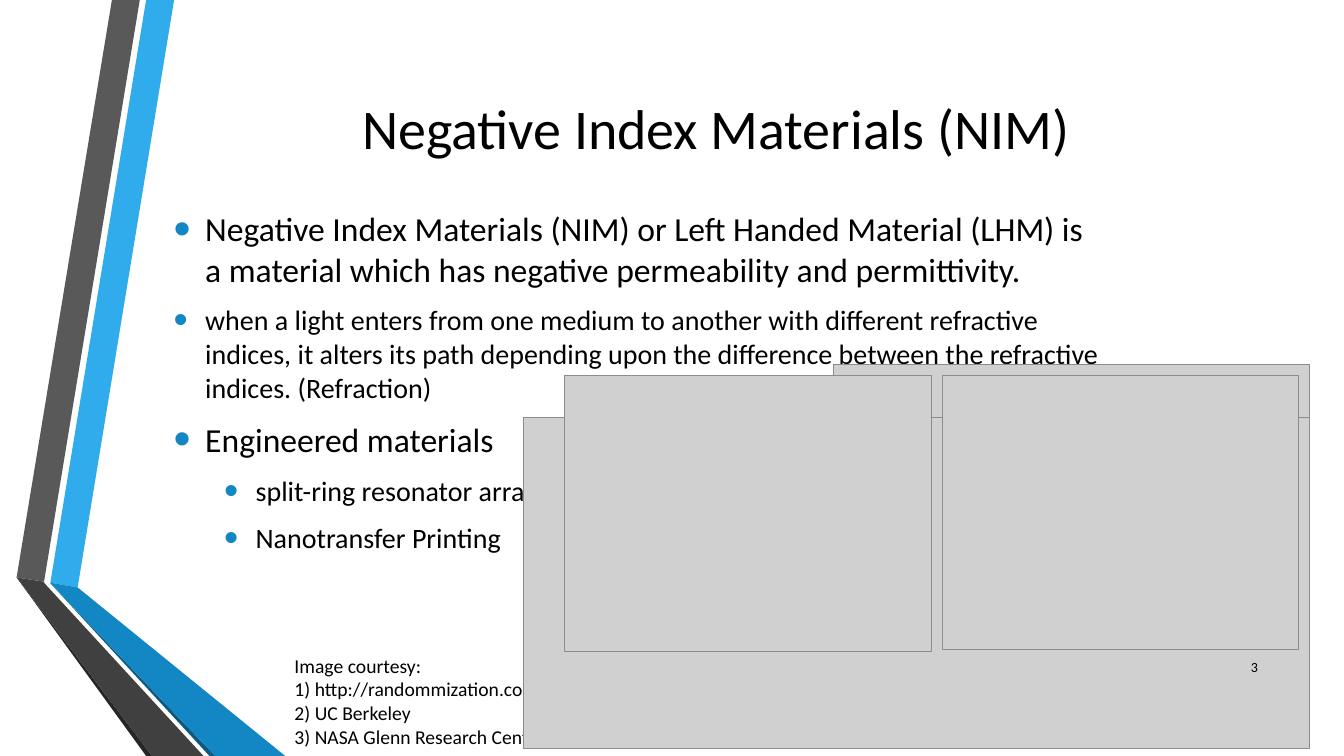
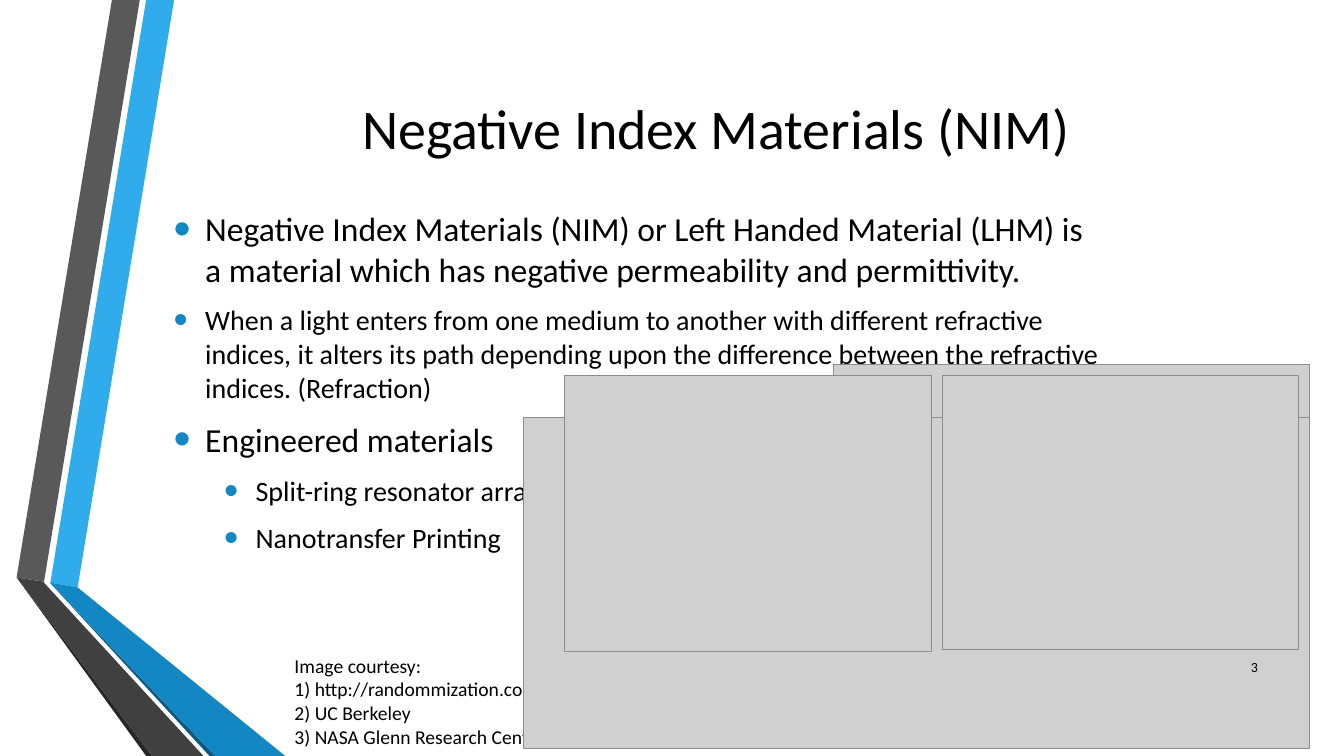
Before and after one commit to junaidnasir/gpu-em-nim, a slide deck: slide 3 of FYP_Defense_Presentation/FYP-2_presentation.pptx. Drawn at 1344x756 pixels with LibreOffice and Linux fonts; fonts in the diff are those of the drawing; grey boxes stand for pictures; background and template pictures are left out. Boxes give left, top, right and bottom in pixels: in the first picture for what was removed or moved away, otherwise in the second. Text is boxed around its words. In the diff, an @@ line names an element or a change of style, - is before the commit and + after.

```diff
--- a/FYP_Defense_Presentation/FYP-2_presentation.pptx
+++ b/FYP_Defense_Presentation/FYP-2_presentation.pptx
@@ text at [205, 310, 1098, 402]: text changed @@
-  • when a light enters from one medium to another with different refractive indices, it alters its path depending upon the difference between the refractive indices. (Refraction)
+  • When a light enters from one medium to another with different refractive indices, it alters its path depending upon the difference between the refractive indices. (Refraction)
@@ text at [256, 478, 539, 508]: text changed @@
-  • split-ring resonator array
+  • Split-ring resonator array
```
Also in this commit, not shown: 11 other slides changed, 2 slides added.
